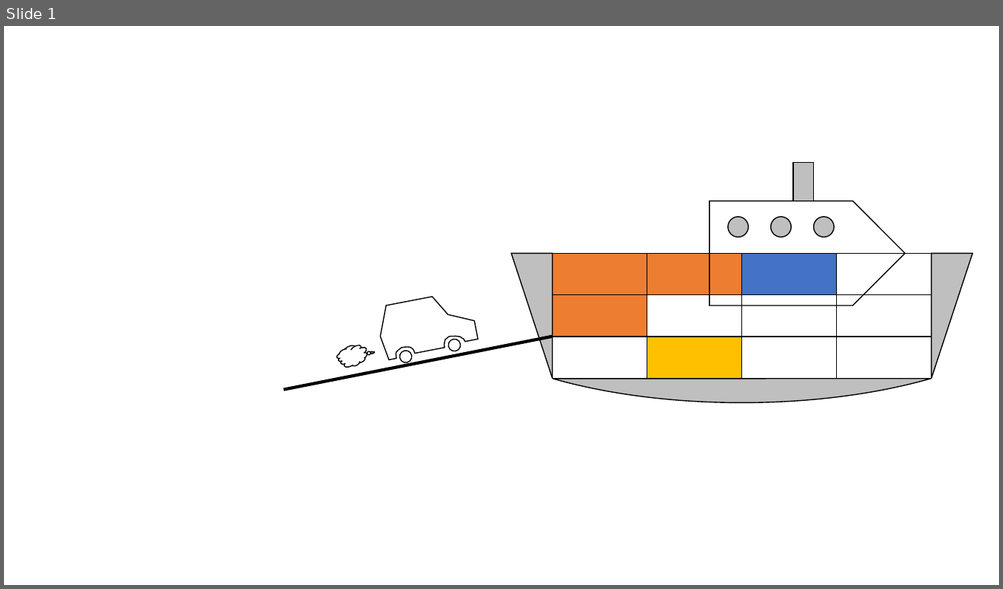
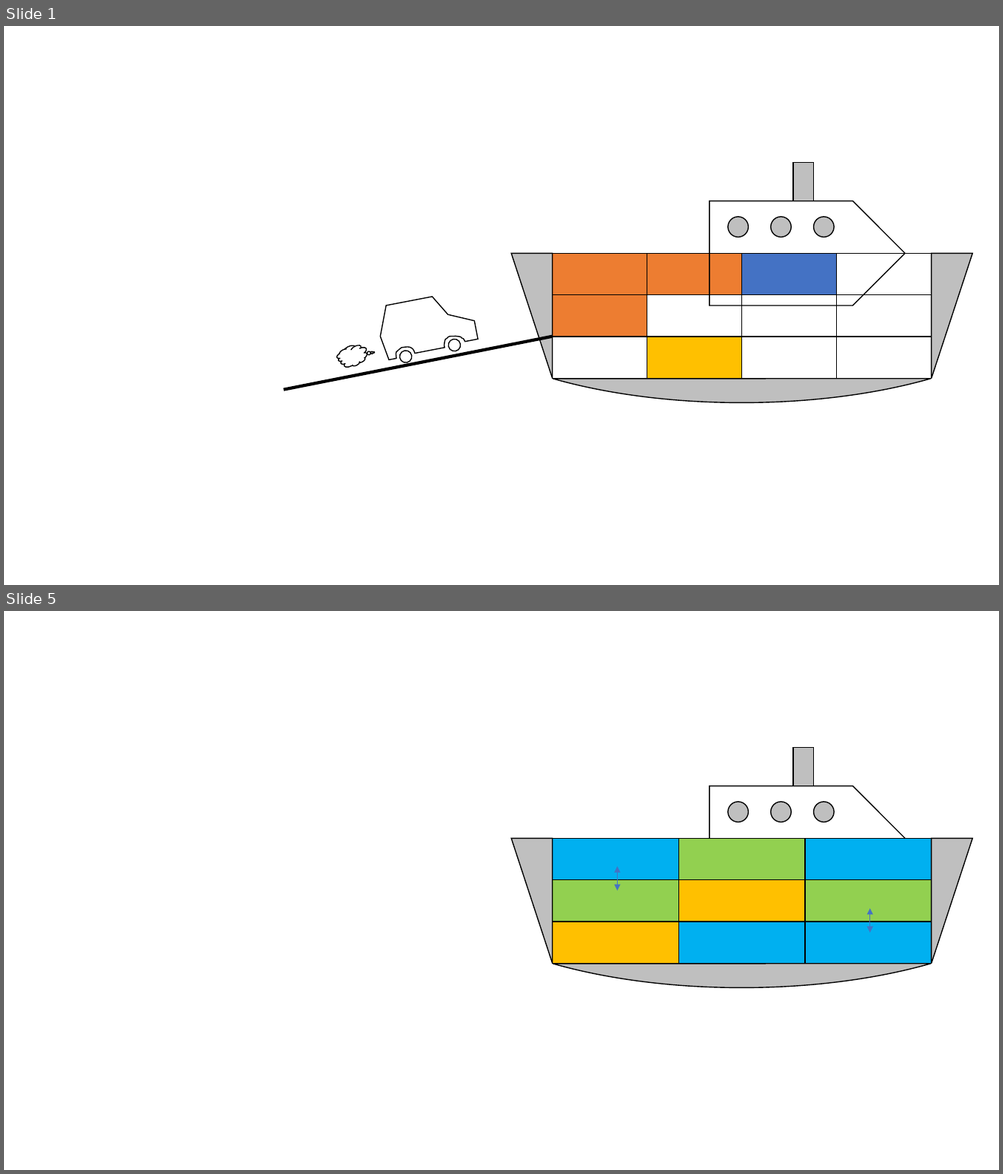
Before and after one commit to r-kurosu/kline_new, a slide deck: きよし＿船.pptx. Shown one above the other, each under a label of ours: slide 1 before the commit, slides 1 and 5 after it; the slides between them are not shown. The pictures are 1003x589 and 1003x1174 pixels, drawn with LibreOffice and Linux fonts; fonts in the diff are those of the drawing. Boxes give left, top, right and bottom in pixels: in the first picture for what was removed or moved away, otherwise in the second. Text is boxed around its words. In the diff, an @@ line names an element or a change of style, - is before the commit and + after.

```diff
--- a/きよし＿船.pptx
+++ b/きよし＿船.pptx
@@ slide 5 added at bbox=[4, 611, 999, 1170], background #FFFFFF @@
@@ chord (boxed as its full ellipse) added at bbox=[428, 749, 999, 988], fill #BFBFBF, outline #000000 1 pt @@
@@ rectangle added at bbox=[794, 748, 814, 786], fill #BFBFBF, outline #000000 1 pt @@
@@ pentagon arrow added at bbox=[709, 786, 905, 891], outline #000000 1 pt @@
@@ ellipse added at bbox=[728, 802, 748, 822], fill #BFBFBF, outline #000000 1 pt @@
@@ ellipse added at bbox=[770, 802, 791, 822], fill #BFBFBF, outline #000000 1 pt @@
@@ ellipse added at bbox=[814, 802, 834, 822], fill #BFBFBF, outline #000000 1 pt @@
@@ right triangle added at bbox=[512, 839, 552, 964], fill #BFBFBF, outline #000000 1 pt @@
@@ table added at bbox=[552, 839, 930, 964], 3 rows, 3 columns @@
+ |  | 
+ |  | 
+ |  | 
@@ right triangle added at bbox=[931, 839, 973, 964], fill #BFBFBF, outline #000000 1 pt @@
@@ double arrow added from (617, 866) to (617, 891), #4472C4 0.5 pt @@
@@ double arrow added from (871, 908) to (871, 933), #4472C4 0.5 pt @@
```
Also in this commit, not shown: 1 slide changed, 2 other slides added, 2 slides removed, 3 other files.
